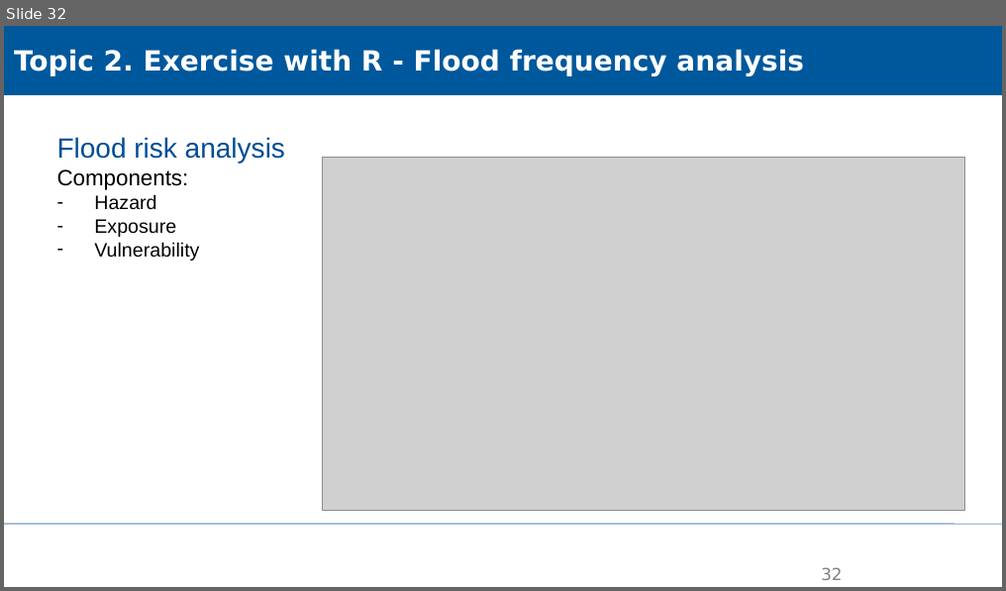
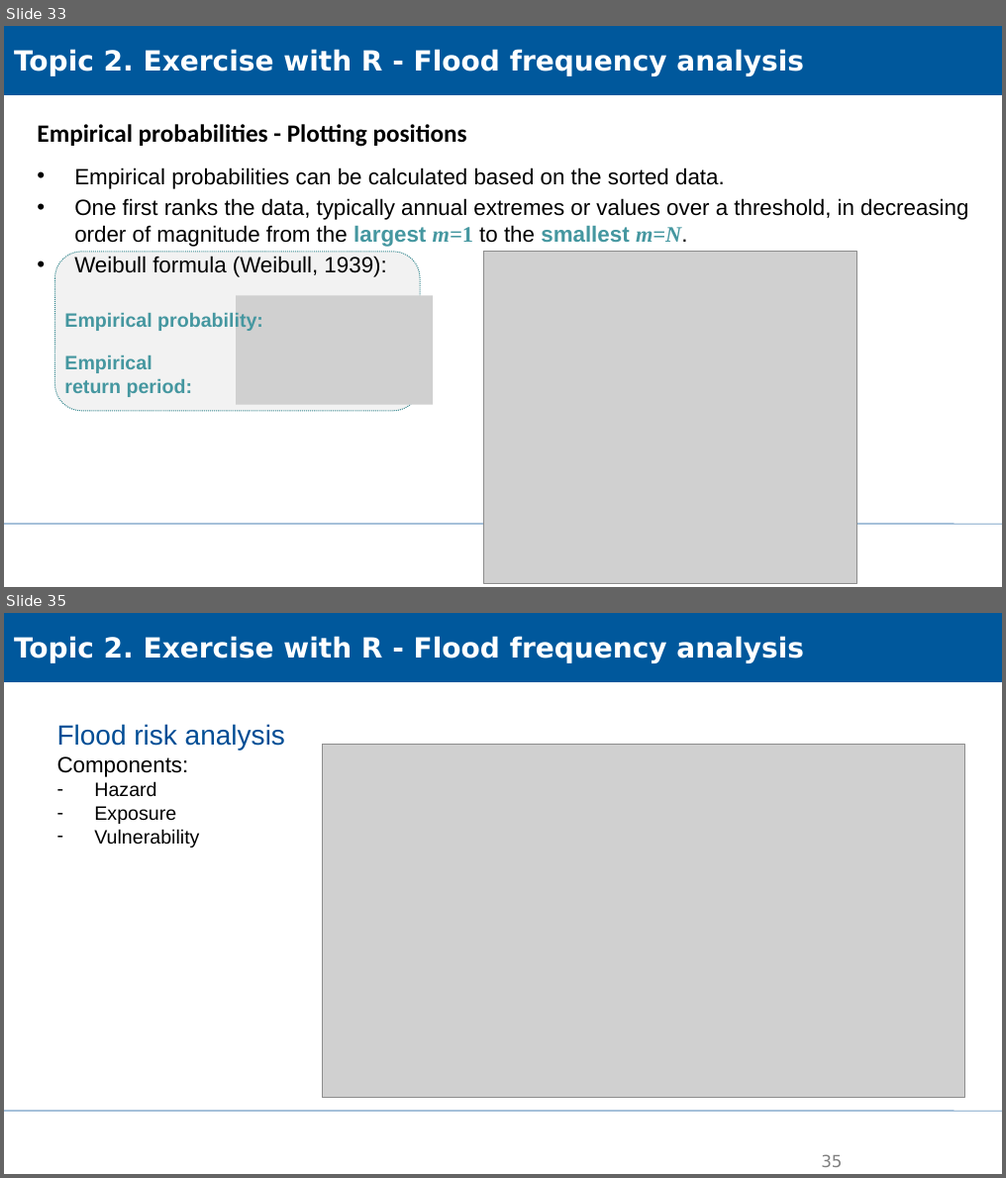
Before and after one commit to XiaoxiangGuanGFZ/FloodRiskSeminar, a slide deck: slides/FRS_exercise_R.pptx. Shown one above the other, each under a label of ours: slide 32 before the commit, slides 33 and 35 after it; the slides between them are not shown. The pictures are 1006x591 and 1006x1178 pixels, drawn with LibreOffice and Linux fonts; fonts in the diff are those of the drawing; grey boxes stand for pictures; background and template pictures are left out. Boxes give left, top, right and bottom in pixels: in the first picture for what was removed or moved away, otherwise in the second. Text is boxed around its words. In the diff, an @@ line names an element or a change of style, - is before the commit and + after.

```diff
--- a/slides/FRS_exercise_R.pptx
+++ b/slides/FRS_exercise_R.pptx
@@ slide 33 added at <box>4,26,1002,587</box>, background #FFFFFF; not listed: 1 template element that a slide beside it also shows @@
@@ rectangle added at <box>4,26,1002,95</box>, fill #00589C, outline #00589C 0.75 pt, 20 pt, text #FFFFFF, bold @@
+Topic 2. Exercise with R - Flood frequency analysis
@@ text added at <box>37,124,467,147</box>, 18 pt, text #000000, bold @@
+Empirical probabilities - Plotting positions
@@ text added at <box>74,168,968,277</box>, 16 pt, text #000000 @@
+• Empirical probabilities can be calculated based on the sorted data.
+• One first ranks the data, typically annual extremes or values over a threshold, in decreasing order of magnitude from the largest m=1 to the smallest m=N.
+• Weibull formula (Weibull, 1939):
@@ rounded rectangle added at <box>54,252,420,411</box>, fill #F2F2F2, outline #3C8C93 0.75 pt dashed @@
@@ picture added at <box>484,252,856,583</box> @@
@@ text added at <box>64,313,263,331</box>, 14 pt, text #4597A0, bold @@
+Empirical probability:
@@ picture added at <box>236,295,432,405</box> @@
@@ text added at <box>64,356,192,397</box>, 14 pt, text #4597A0, bold @@
+Empirical return period:
@@ page number added at <box>821,583,842,585</box>, 12 pt, text #808080 @@
+33
@@ what was slide 32 is now slide 35 @@
@@ page number at <box>821,1155,842,1167</box>: text changed @@
-32
+35
```
Also in this commit, not shown: 4 slides changed, 3 other slides added, 1 slide removed, 4 other files.
